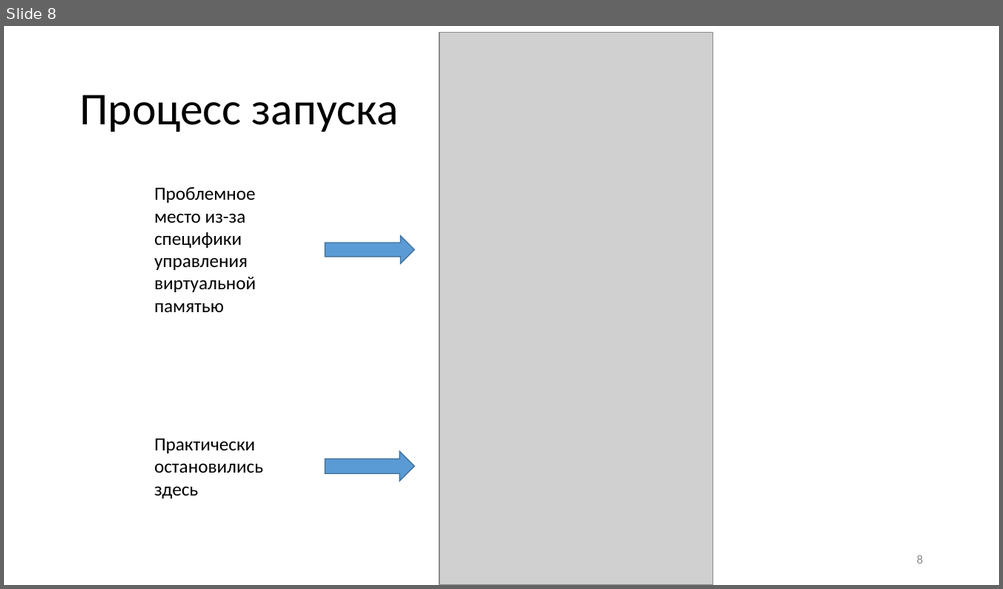
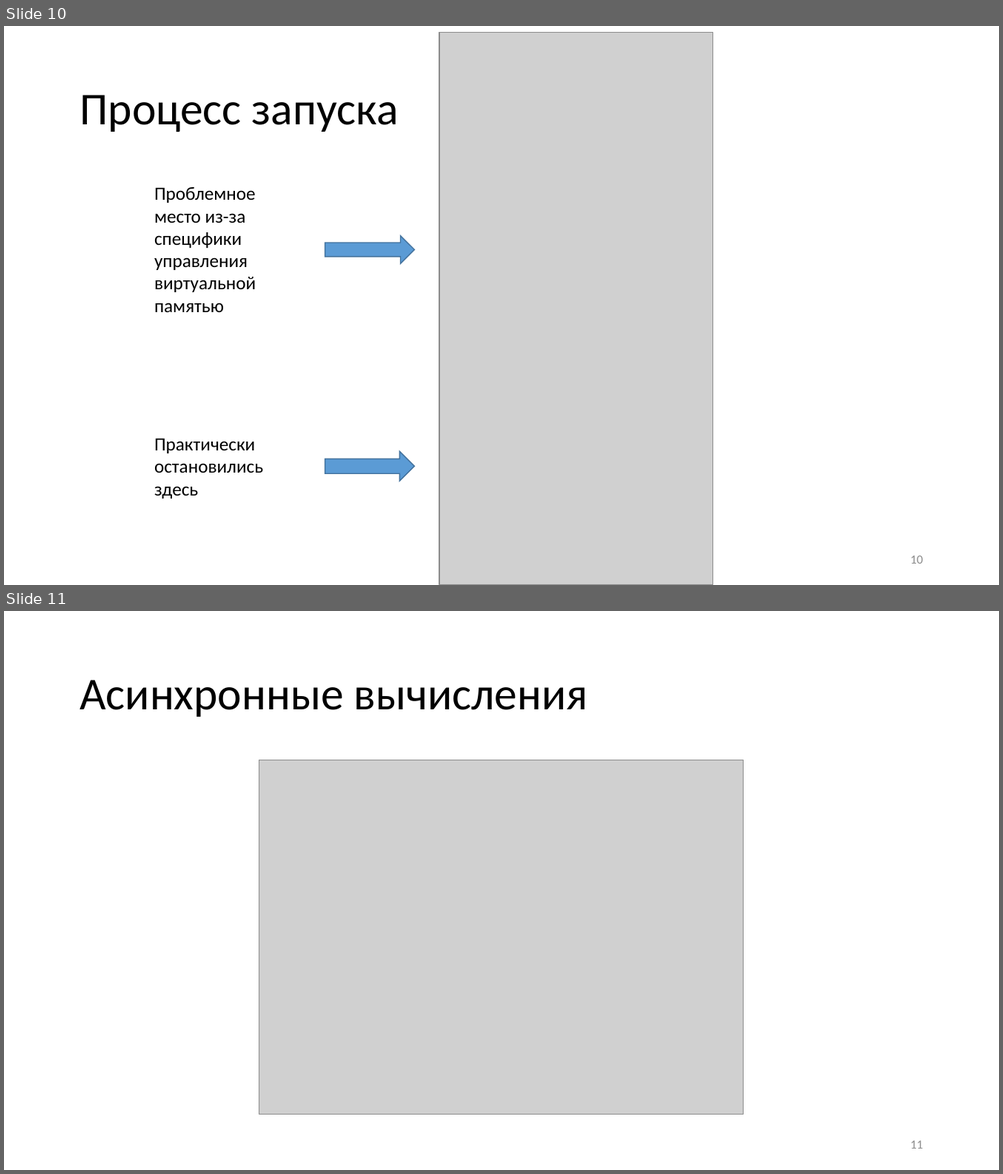
Before and after one commit to masterCopipaster/mag_diploma, a slide deck: Адаптация Операционной системы NetBSD к гетерогенной вычислительной системе.pptx. Shown one above the other, each under a label of ours: slide 8 before the commit, slides 10 and 11 after it. The pictures are 1003x589 and 1003x1174 pixels, drawn with LibreOffice and Linux fonts; fonts in the diff are those of the drawing; grey boxes stand for pictures. Boxes give left, top, right and bottom in pixels: in the first picture for what was removed or moved away, otherwise in the second. Text is boxed around its words. In the diff, an @@ line names an element or a change of style, - is before the commit and + after.

```diff
--- a/Адаптация Операционной системы NetBSD к гетерогенной вычислительной системе.pptx
+++ b/Адаптация Операционной системы NetBSD к гетерогенной вычислительной системе.pptx
@@ slide 11 added at (x1=4, y1=611, x2=999, y2=1170), background #FFFFFF @@
@@ title added at (x1=79, y1=680, x2=588, y2=717), 44 pt, text #000000 @@
+Асинхронные вычисления
@@ picture added at (x1=259, y1=760, x2=743, y2=1116) @@
@@ page number added at (x1=910, y1=1141, x2=922, y2=1149), 12 pt, text #8C8C8C @@
+11
@@ what was slide 8 is now slide 10 @@
@@ page number at (x1=910, y1=556, x2=922, y2=564): text changed @@
-8
+10
```
Also in this commit, not shown: 3 slides changed, 4 other slides added, 3 slides removed, 43 other files.
